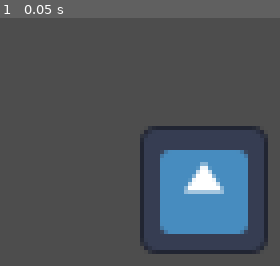
Above: before the commit, frame 1.
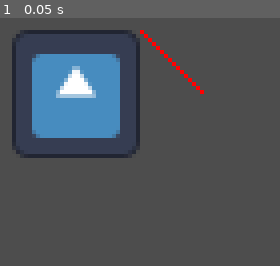
Above: after the commit, the same moment.

Repository: kennethbchen/Fireworkshop-Game
Game: Godot game, scene res://main.tscn
Same seed, same stepped clock (60 frames per second), same inputs: the game is played once before the commit and once after it. The engine's default icon, where the game draws it, is replaced by a stand-in: a white triangle on a blue panel in a dark square.
Inputs:
- Up to frame 1 (0.05 s): no input

The runs differ from the first frame. In frame 1, 27% of the frame differs, in the area x 4-96%, y 4-96%.

Commit message:
Started implementing images with pixel control

Diff:
--- a/main.tscn
+++ b/main.tscn
@@ -1,7 +1,8 @@
-[gd_scene load_steps=3 format=3 uid="uid://i7vtjolmol5c"]
+[gd_scene load_steps=4 format=3 uid="uid://i7vtjolmol5c"]
 
 [ext_resource type="Script" path="res://scripts/debug_commands.gd" id="1_255dg"]
 [ext_resource type="Texture2D" uid="uid://ct8wdx0sna33v" path="res://icon.svg" id="1_hb8hu"]
+[ext_resource type="Script" path="res://scripts/frame.gd" id="3_c1rli"]
 
 [node name="Main" type="Node2D"]
 
@@ -9,5 +10,20 @@
 script = ExtResource("1_255dg")
 
 [node name="Icon" type="Sprite2D" parent="."]
-position = Vector2(176, 168)
+position = Vector2(144, 144)
 texture = ExtResource("1_hb8hu")
+
+[node name="CanvasLayer" type="CanvasLayer" parent="."]
+
+[node name="Frame" type="Control" parent="CanvasLayer"]
+layout_mode = 3
+anchors_preset = 0
+offset_left = 160.0
+offset_top = 128.0
+offset_right = 200.0
+offset_bottom = 168.0
+script = ExtResource("3_c1rli")
+
+[node name="TextureRect" type="TextureRect" parent="CanvasLayer/Frame"]
+offset_right = 16.0
+offset_bottom = 16.0
--- a/project.godot
+++ b/project.godot
@@ -21,6 +21,7 @@
 window/size/window_width_override=720
 window/size/window_height_override=720
 window/stretch/mode="viewport"
+window/stretch/scale_mode="integer"
 
 [input]
 
--- /dev/null
+++ b/scripts/frame.gd
@@ -0,0 +1,33 @@
+extends Control
+
+@onready var display: TextureRect = $TextureRect
+
+var width: int = 16
+var height: int = 16
+
+var img: Image
+var texture: ImageTexture
+
+# Called when the node enters the scene tree for the first time.
+func _ready():
+
+	img = Image.create(width, height, false, Image.FORMAT_BPTC_RGBA)
+
+	# Image starts as compressed I guess
+	img.decompress()
+
+	for i in range(width):
+		img.set_pixel(i, i, Color.RED)
+
+
+	texture = ImageTexture.create_from_image(img)
+
+	print(texture.get_image().get_pixel(0,0))
+
+	display.texture = texture
+	display.size= Vector2(width, height)
+
+
+# Called every frame. 'delta' is the elapsed time since the previous frame.
+func _process(delta):
+	pass
